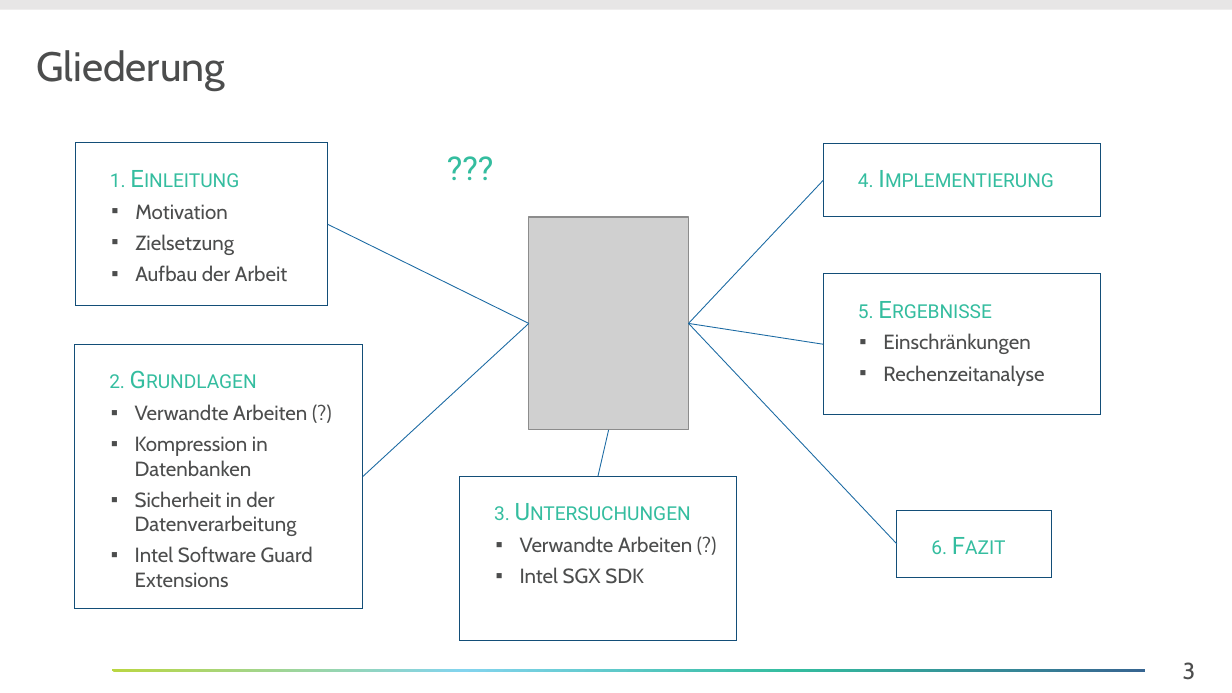
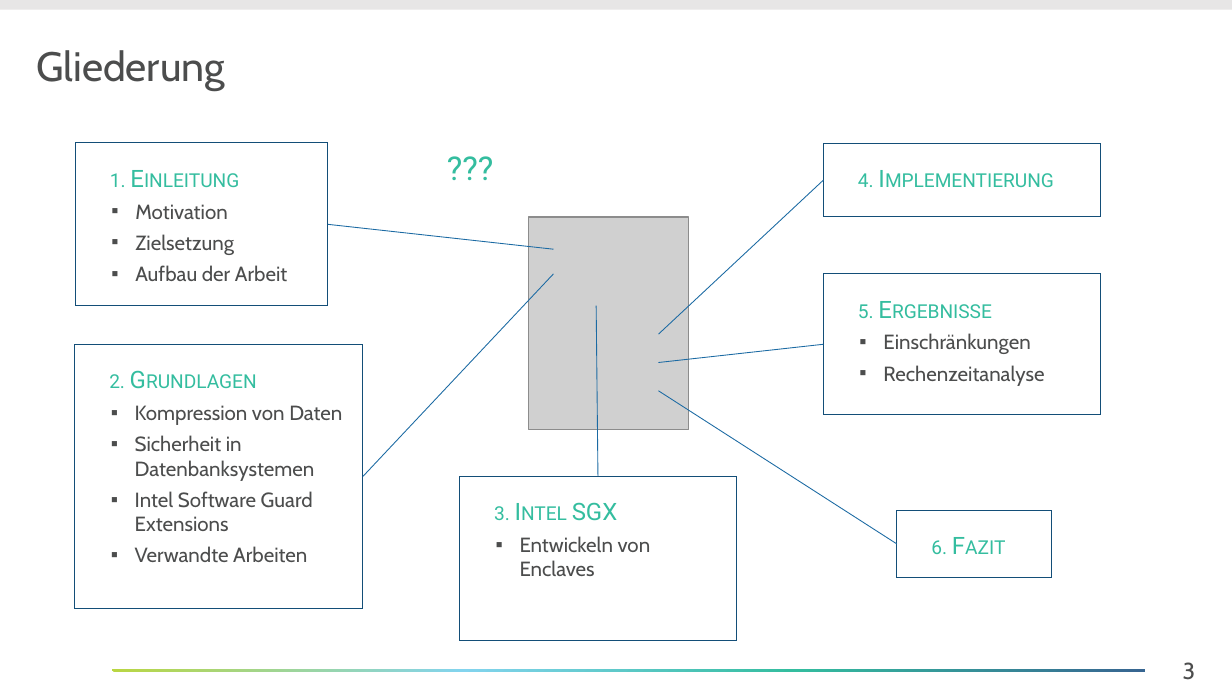
Before and after one commit to Lucku/bachelorthesis, a slide deck: slide 3 of Dokument/Entwürfe/01 Intro.pptx. Drawn at 1232x693 pixels with LibreOffice and Linux fonts; fonts in the diff are those of the drawing; grey boxes stand for pictures; background and template pictures are left out. Boxes give left, top, right and bottom in pixels: in the first picture for what was removed or moved away, otherwise in the second. Text is boxed around its words. In the diff, an @@ line names an element or a change of style, - is before the commit and + after.

```diff
--- a/Dokument/Entwürfe/01 Intro.pptx
+++ b/Dokument/Entwürfe/01 Intro.pptx
@@ line moved from (823, 180) - (689, 324) to (823, 180) - (658, 334) @@
@@ line moved from (529, 324) - (328, 224) to (553, 249) - (328, 224) @@
@@ line moved from (529, 324) - (363, 477) to (553, 274) - (363, 477) @@
@@ line moved from (609, 430) - (598, 477) to (596, 306) - (598, 477) @@
@@ line moved from (823, 344) - (689, 324) to (823, 344) - (658, 362) @@
@@ text in rectangle at (135,405,342,481): text changed @@
-  ▪ Verwandte Arbeiten (?)
-  ▪ Kompression in Datenbanken
-  ▪ Sicherheit in der Datenverarbeitung
+  ▪ Kompression von Daten
+  ▪ Sicherheit in Datenbanksystemen
@@ line moved from (689, 324) - (897, 545) to (658, 391) - (897, 545) @@
@@ text in rectangle at (494,502,651,576): text changed @@
-3. Untersuchungen
-  ▪ Verwandte Arbeiten (?)
-  ▪ Intel SGX SDK
+3. Intel SGX
+  ▪ Entwickeln von Enclaves
@@ text in rectangle at (135,546,307,562): paragraph added @@
+  ▪ Verwandte Arbeiten
```
Also in this commit, not shown: 1 other slide changed, 1 slide added, 11 other files.
